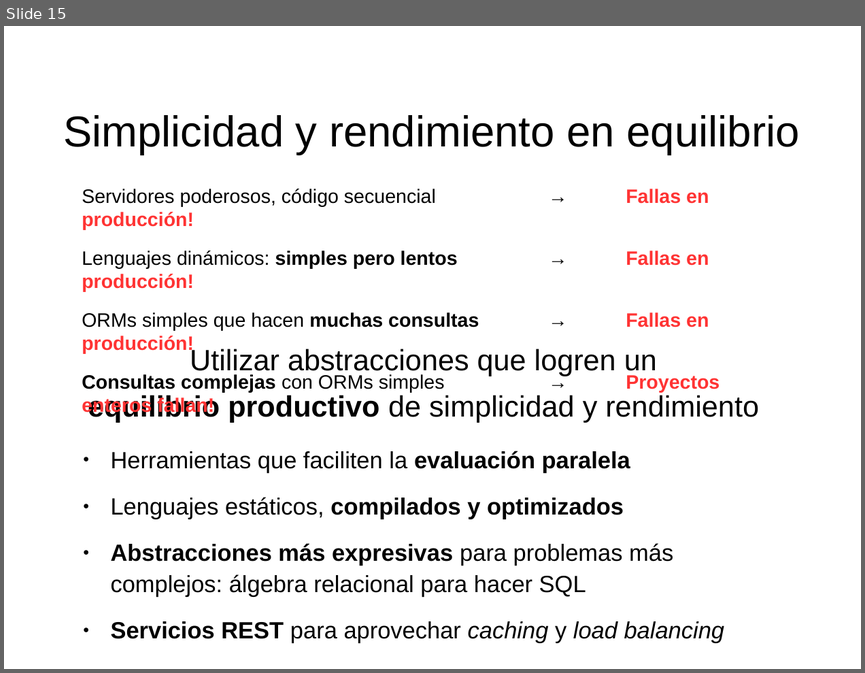
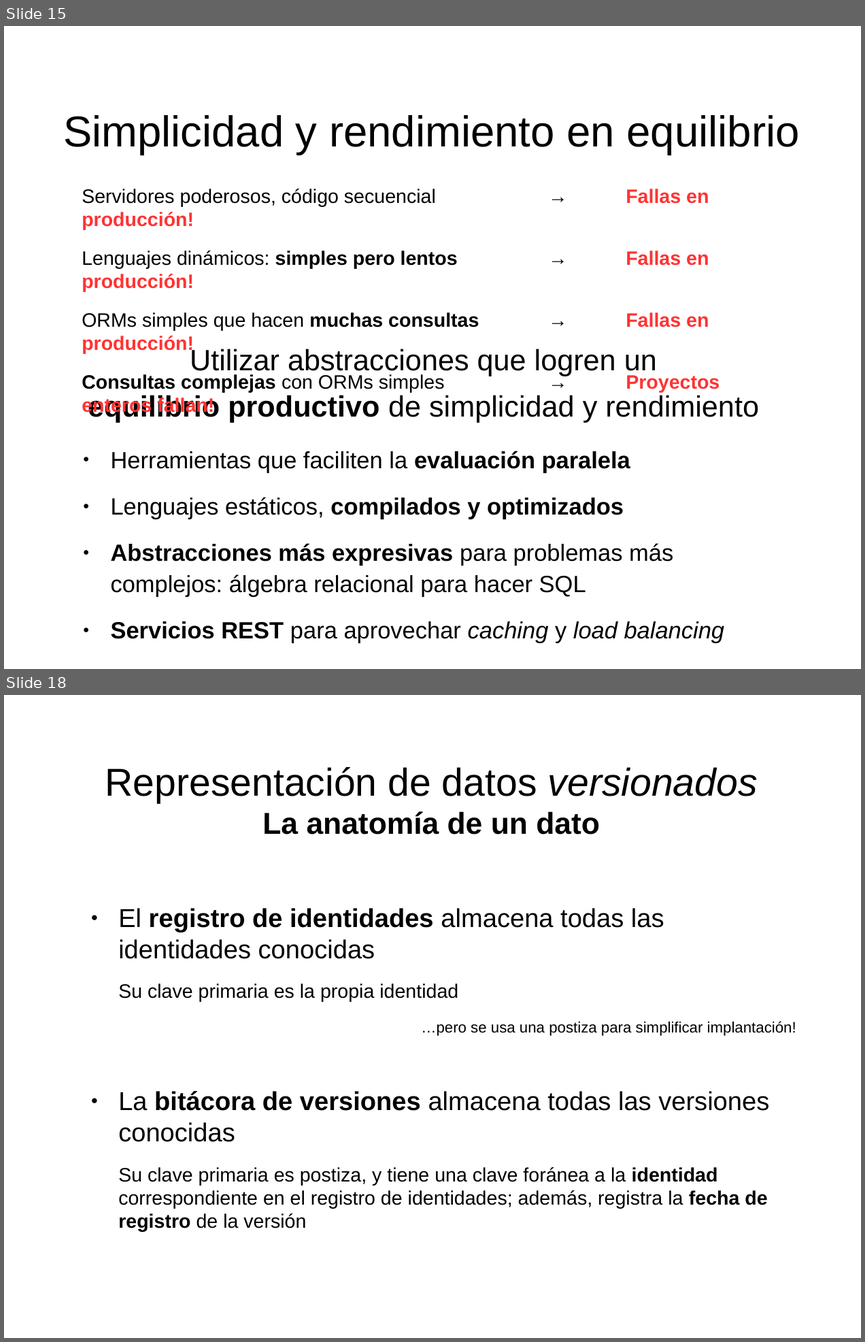
Before and after one commit to mgomezch/libro, a slide deck: láminas/láminas.odp. Shown one above the other, each under a label of ours: slide 15 before the commit, slides 15 and 18 after it; the slides between them are not shown. The pictures are 865x673 and 865x1342 pixels, drawn with LibreOffice and Linux fonts; fonts in the diff are those of the drawing. Boxes give left, top, right and bottom in pixels: in the first picture for what was removed or moved away, otherwise in the second. Text is boxed around its words. In the diff, an @@ line names an element or a change of style, - is before the commit and + after.

```diff
--- a/láminas/láminas.odp
+++ b/láminas/láminas.odp
@@ slide 18 added at [4, 695, 861, 1338], background #FFFFFF @@
@@ title added at [105, 767, 757, 834], 36 pt, text #000000 @@
+Representación de datos versionados
+La anatomía de un dato
@@ text added at [118, 908, 796, 1232], 18 pt, text #000000 @@
+● El registro de identidades almacena todas las identidades conocidas
+Su clave primaria es la propia identidad
+…pero se usa una postiza para simplificar implantación!
+● La bitácora de versiones almacena todas las versiones conocidas
+Su clave primaria es postiza, y tiene una clave foránea a la identidad correspondiente en el registro de identidades; además, registra la fecha de registro de la versión
```
Also in this commit, not shown: 1 slide changed, 8 other slides added.
